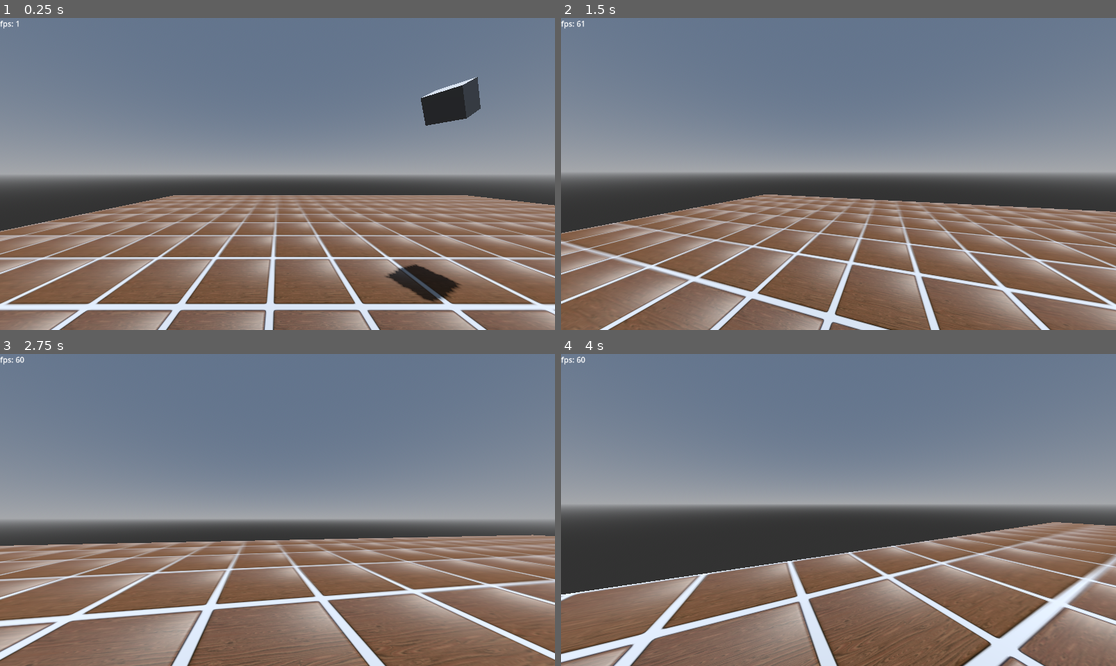
Above: before the commit, frames 1-4 (two rows, left to right).
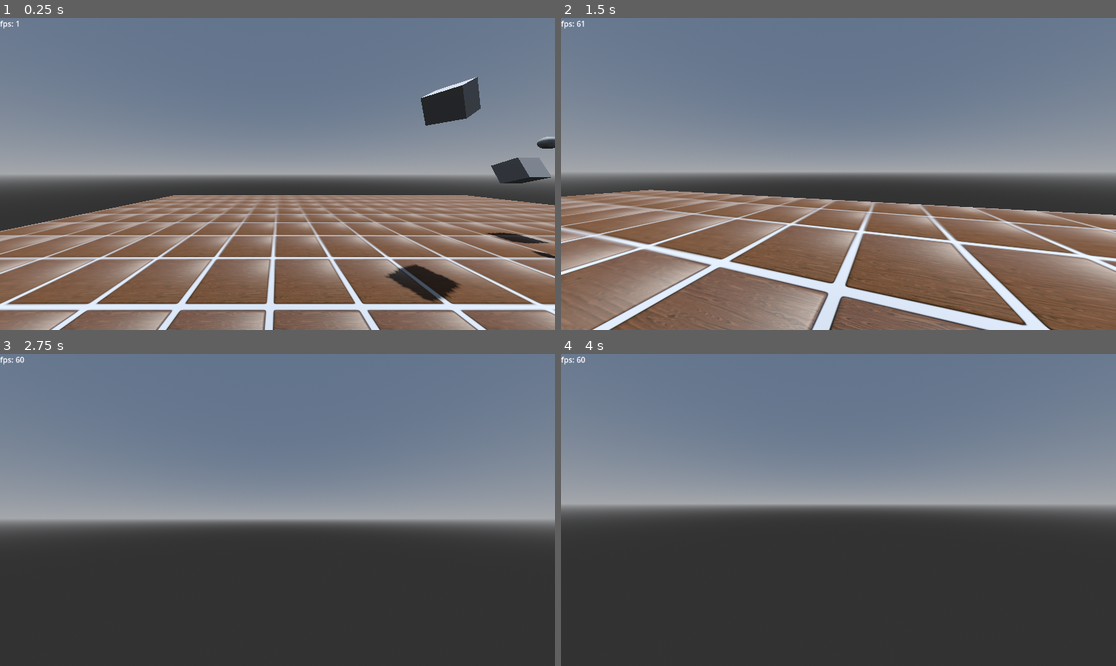
Above: after the commit, the same moments.

Repository: catboyBinary/PURGATORY
Game: Godot game, scene res://Scenes/TestScene/test_scene.tscn
The game is run twice, just before and just after one commit, with the same random seed, the same clock (stepped at 60 frames per second) and the same inputs.
Inputs (mouse positions are in pixels of both pictures, inside the frame that each line leads up to):
- Up to frame 1 (0.25 s): no input
- Up to frame 2 (1.5 s): move the mouse to (866, 174) at 0.52 s; hold Shift (run) 0.53-1.28 s; hold W (move_forward) from 0.53 s (still down); tap Space (jump) at 0.77 s; move the mouse to (810, 174) at 1.27 s; tap Shift (run) at 1.35 s
- Up to frame 3 (2.75 s): keep holding W (move_forward); tap Space (jump) at 1.52 s; move the mouse to (288, 503) at 2.02 s; hold Shift (run) from 2.03 s (still down)
- Up to frame 4 (4 s): keep holding W (move_forward); move the mouse to (832, 516) at 2.77 s; release Shift (run) at 2.78 s; tap Shift (run) at 2.85 s; tap Space (jump) at 3.02, 3.77 s; move the mouse to (877, 513) at 3.52 s; hold Shift (run) from 3.53 s (still down)

The runs differ from the first frame. In frame 1, 1.0% of the frame differs, in the area x 87-100%, y 38-78%; in frame 2, 27%; in frame 3, 40%, in the area x 0-100%, y 57-100%; in frame 4, 36%.

Commit message:
Cock'n'Balls™️ are now present in the test scene, unfinished dash mechanic

Diff:
--- a/Entities/Player/player.tscn
+++ b/Entities/Player/player.tscn
@@ -41,6 +41,7 @@
 rotatable = NodePath("../../Rotatable")
 SPEED = 6
 jump_velocity = 6.0
+dash_speed = 15
 
 [node name="Collision" type="CollisionShape3D" parent="."]
 editor_description = "!!! box collider doesn't work properly with uneven terrain like stairs, need to add some sort of step height !!!"
--- a/Entities/Player/player_movement.gd
+++ b/Entities/Player/player_movement.gd
@@ -7,6 +7,9 @@
 @export var sprint_multiplier := 1.3
 @export var jump_velocity := 5.0
 @export var coyote := 0.1
+@export var dash_speed := 7
+
+@export var movement_active = true
 
 const MAX_SPEED: float = 5
 
@@ -26,27 +29,32 @@
 
 	var velocity: Vector3 = player.velocity
 	var plane_velocity := velocity
-	plane_velocity.y = 0
+	if movement_active:
+		plane_velocity.y = 0
+		running = Input.is_action_pressed(&"run")
+		on_floor_coyote = coyote_floor(delta)
+		velocity = vertical_movement(velocity, direction, delta)
 
-	running = Input.is_action_pressed(&"run")
+		var decel := -plane_velocity.normalized() / 5
 
-	on_floor_coyote = coyote_floor(delta)
-	velocity = vertical_movement(velocity, direction, delta)
+		if (plane_velocity.length_squared() < decel.length_squared()):
+			plane_velocity = Vector3.ZERO
+		else:
+			plane_velocity += decel
 
-	var decel := -plane_velocity.normalized() / 5
+		var accel := direction.normalized()
 
-	if (plane_velocity.length_squared() < decel.length_squared()):
-		plane_velocity = Vector3.ZERO
-	else:
-		plane_velocity += decel
+		plane_velocity = (plane_velocity + accel).limit_length(MAX_SPEED)
 
-	var accel := direction.normalized()
+		player.velocity = plane_velocity
+		player.velocity.y = velocity.y
 
-	plane_velocity = (plane_velocity + accel).limit_length(MAX_SPEED)
+		if Input.is_action_just_pressed("dash"): dash(delta, direction)
+	player.move_and_slide()
 
-	player.velocity = plane_velocity
-	player.velocity.y = velocity.y
-	player.move_and_slide()
+func dash(delta: float, direction: Vector3):
+	movement_active = false
+	player.velocity = direction * dash_speed
 
 func coyote_floor(delta: float) -> bool:
 	if player.is_on_floor(): coyote_time = coyote
--- /dev/null
+++ b/Entities/technoangel_preview/angel.gd
@@ -0,0 +1,10 @@
+@tool
+extends MeshInstance3D
+var wing1
+var wing2
+# Called every frame. 'delta' is the elapsed time since the previous frame.
+func _process(delta):
+	wing1 = get_parent().get_node("wing1")
+	wing2 = get_parent().get_node("wing2")
+	wing1.position = wing1.position.lerp(position+Vector3(1,1,1),delta*7)
+	wing2.position = wing2.position.lerp(position+Vector3(-1,1,1),delta*7)
--- /dev/null
+++ b/Entities/technoangel_preview/angel.tscn
@@ -0,0 +1,48 @@
+[gd_scene load_steps=6 format=3 uid="uid://chejcyn0ndyp2"]
+
+[ext_resource type="Script" path="res://Entities/technoangel_preview/angel.gd" id="1_awkk7"]
+
+[sub_resource type="BoxMesh" id="BoxMesh_oohpr"]
+
+[sub_resource type="SphereMesh" id="SphereMesh_38uv1"]
+radius = 0.25
+height = 0.5
+
+[sub_resource type="Animation" id="Animation_whi1c"]
+resource_name = "new_animation"
+length = 6.0
+loop_mode = 1
+tracks/0/type = "position_3d"
+tracks/0/imported = false
+tracks/0/enabled = true
+tracks/0/path = NodePath("MeshInstance3D")
+tracks/0/interp = 2
+tracks/0/loop_wrap = true
+tracks/0/keys = PackedFloat32Array(0, 1, 1.42929, 3.28332, -3.78862, 1, 1, -1.16636, 1.58373, -7.62124, 2, 1, -1.16636, 1.58373, -7.62124, 3, 1, 4.41308, 2.33298, -6.44747, 4, 1, 4.41308, 2.33298, -6.44747, 5, 1, 1.42929, 3.28332, -3.78862, 6, 1, 1.42929, 3.28332, -3.78862)
+
+[sub_resource type="AnimationLibrary" id="AnimationLibrary_t56nq"]
+_data = {
+"new_animation": SubResource("Animation_whi1c")
+}
+
+[node name="angel" type="AnimatableBody3D"]
+transform = Transform3D(1, 0, 0, 0, 1, 0, 0, 0, 1, -1.14829, 0, 0.906194)
+
+[node name="MeshInstance3D" type="MeshInstance3D" parent="."]
+transform = Transform3D(1, 0, 0, 0, 0.936696, 0.350142, 0, -0.350142, 0.936696, 1.42929, 3.28332, -3.78862)
+mesh = SubResource("BoxMesh_oohpr")
+script = ExtResource("1_awkk7")
+
+[node name="wing1" type="MeshInstance3D" parent="."]
+transform = Transform3D(1, 0, 0, 0, 1, 0, 0, 0, 1, 2.42929, 4.28332, -2.78862)
+mesh = SubResource("SphereMesh_38uv1")
+
+[node name="wing2" type="MeshInstance3D" parent="."]
+transform = Transform3D(1, 0, 0, 0, 1, 0, 0, 0, 1, 0.429286, 4.28332, -2.78862)
+mesh = SubResource("SphereMesh_38uv1")
+
+[node name="AnimationPlayer" type="AnimationPlayer" parent="."]
+autoplay = "new_animation"
+libraries = {
+"": SubResource("AnimationLibrary_t56nq")
+}
--- a/Scenes/TestScene/test_scene.tscn
+++ b/Scenes/TestScene/test_scene.tscn
@@ -1,9 +1,10 @@
-[gd_scene load_steps=13 format=3 uid="uid://dtwcsqbbc30gs"]
+[gd_scene load_steps=14 format=3 uid="uid://dtwcsqbbc30gs"]
 
 [ext_resource type="PackedScene" uid="uid://d11dgy7j3siw2" path="res://Entities/Player/player.tscn" id="1_3j7bl"]
 [ext_resource type="Script" path="res://Label.gd" id="2_4sveh"]
 [ext_resource type="Texture2D" uid="uid://c3368odsagtim" path="res://Scenes/TestScene/cube.jpg" id="3_g7n14"]
 [ext_resource type="Texture2D" uid="uid://bq128r31mhsnh" path="res://Scenes/TestScene/tile.png" id="4_0aatj"]
+[ext_resource type="PackedScene" uid="uid://chejcyn0ndyp2" path="res://Entities/technoangel_preview/angel.tscn" id="5_eh5pq"]
 
 [sub_resource type="BoxMesh" id="BoxMesh_vana5"]
 
@@ -115,3 +116,6 @@
 
 [node name="CollisionShape3D" type="CollisionShape3D" parent="MeshInstance3D/StaticBody3D"]
 shape = SubResource("ConcavePolygonShape3D_tcrl1")
+
+[node name="angel" parent="." instance=ExtResource("5_eh5pq")]
+transform = Transform3D(1, 0, 0, 0, 1, 0, 0, 0, 1, 5, 0, -2)
--- a/project.godot
+++ b/project.godot
@@ -65,6 +65,11 @@
 "events": [Object(InputEventKey,"resource_local_to_scene":false,"resource_name":"","device":-1,"window_id":0,"alt_press …(182 unchanged characters)…
 ]
 }
+dash={
+"deadzone": 0.5,
+"events": [Object(InputEventKey,"resource_local_to_scene":false,"resource_name":"","device":-1,"window_id":0,"alt_pressed":false,"shift_pressed":false,"ctrl_pressed":false,"meta_pressed":false,"pressed":false,"keycode":0,"physical_keycode":4194325,"key_label":0,"unicode":0,"echo":false,"script":null)
+]
+}
 
 [physics]
 
